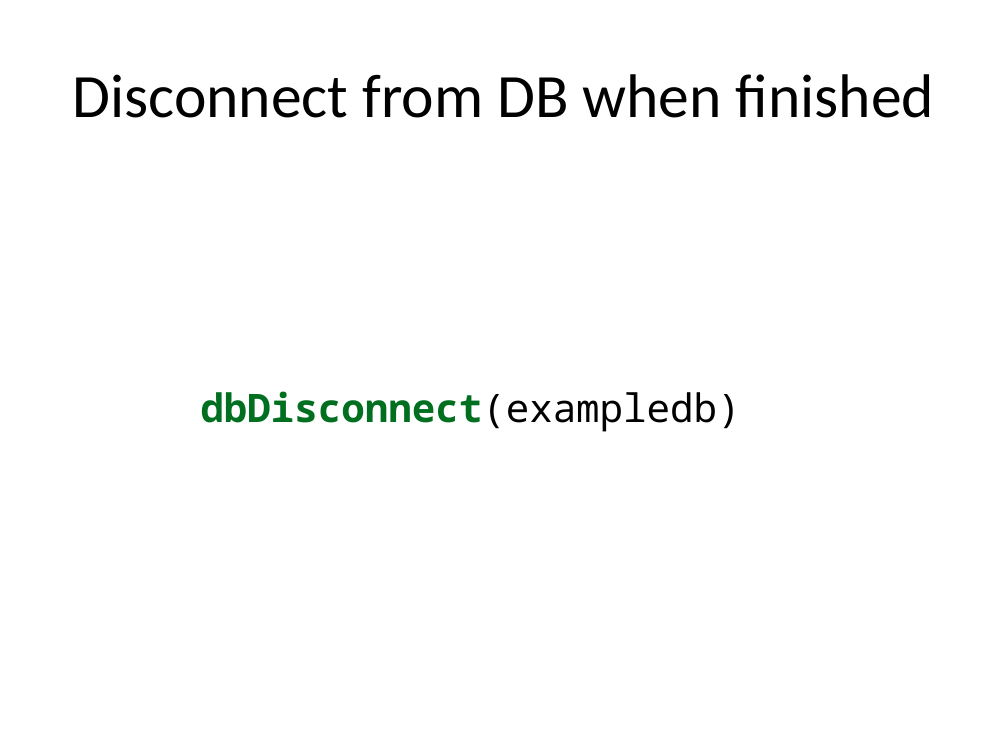
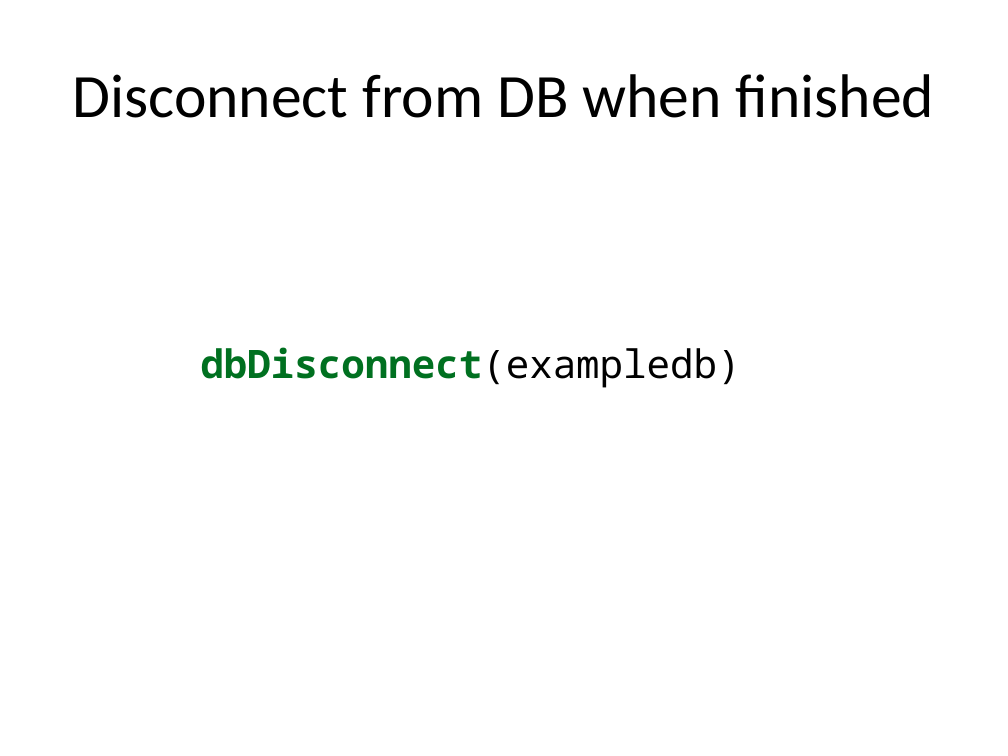
Before and after one commit to pcmathias/MSACL-intermediate-R-course, a slide deck: slide 9 of slides/06---Using-databases.pptx. Drawn at 1008x756 pixels with LibreOffice and Linux fonts; fonts in the diff are those of the drawing. Boxes give left, top, right and bottom in pixels: in the first picture for what was removed or moved away, otherwise in the second. Text is boxed around its words. In the diff, an @@ line names an element or a change of style, - is before the commit and + after.

```diff
--- a/slides/06---Using-databases.pptx
+++ b/slides/06---Using-databases.pptx
@@ text "dbDisconnect(exampledb)": place and size @@
-text "dbDisconnect(exampledb)" at box(200, 391, 740, 432)
+text "dbDisconnect(exampledb)" at box(200, 347, 740, 388)
```
Also in this commit, not shown: 6 other slides changed, 3 slides added, 1 other file.
